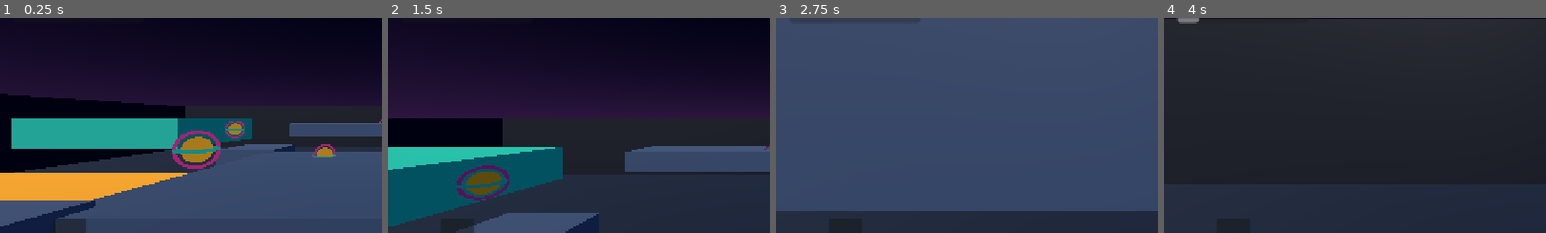
Above: before the commit, frames 1-4 (left to right).
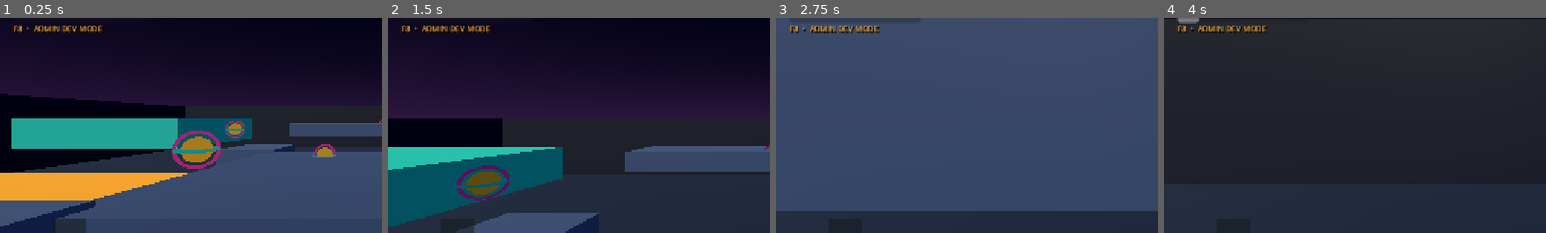
Above: after the commit, the same moments.

Repository: cemilocaq-star/Game
Game: Godot game, scene res://main.tscn
The game is run twice, just before and just after one commit, with the same random seed, the same clock (stepped at 60 frames per second) and the same inputs.
Inputs (mouse positions are % of the whole screen's width and height, from its top left):
- Up to frame 1 (0.25 s): no input
- Up to frame 2 (1.5 s): tap Enter at 0.5 s; move the mouse to (55, 50) at 0.52 s; hold Ctrl (slide) 0.53-1.28 s; hold W (move_forward) from 0.53 s (still down); tap Space (jump) at 0.77, 0.8, 1.07, 1.35 s; move the mouse to (45, 50) at 1.27 s
- Up to frame 3 (2.75 s): keep holding W (move_forward); tap Space (jump) at 1.52, 1.82 s; tap Ctrl (slide) at 1.55 s; move the mouse to (52, 48) at 2.02 s; hold Space (jump) from 2.03 s (still down); tap Q (dash) at 2.1 s
- Up to frame 4 (4 s): keep holding W (move_forward); move the mouse to (49, 52) at 2.77 s; release Space (jump) at 2.78 s; tap Ctrl (slide) at 2.85 s; tap Space (jump) at 3.02, 3.32, 3.77, 3.8 s; move the mouse to (57, 51) at 3.52 s; hold Shift (sprint) from 3.53 s (still down)
The pictures show only the part of the screen within x 0-50%, y 26-76%; the shares and areas given below are measured in that part.

The runs differ from the first frame. In frame 1, 0.4% of the frame differs, in the area x 3-27%, y 3-8%; in frame 2, 0.4%; in frame 3, 0.6%, in the area x 3-28%, y 3-8%; in frame 4, 0.5%.

Commit message:
Add editor-only admin power panel, meme events and arena variants

Diff:
--- a/scripts/main.gd
+++ b/scripts/main.gd
@@ -25,6 +25,11 @@
 var graphics_option: OptionButton
 var arena_meshes: Array[MeshInstance3D] = []
 var arena_colors: Array[Color] = []
+var map_extras: Array[Node3D] = []
+var active_map_index := 0
+var admin_available := false
+var admin_panel: PanelContainer
+var admin_hint: Label
 
 const EVENT_NAMES := {
 	"DUCK_PARADE": "DUCK PARADE!",
@@ -34,11 +39,16 @@
 	"LOW_GRAVITY": "LOW GRAVITY!",
 	"BONK_MODE": "BONK MODE — SPEED BOOST!",
 	"NPC_MODE": "NPC MODE — SIDE QUEST ENERGY",
-	"DUCK_EXE": "DUCK.EXE HAS STOPPED RESPONDING"
+	"DUCK_EXE": "DUCK.EXE HAS STOPPED RESPONDING",
+	"METEOR_SHOWER": "METEOR SHOWER!",
+	"ICE_WORLD": "ICE WORLD!",
+	"DOUBLE_XP": "DOUBLE XP!"
 }
 
 func _ready() -> void:
 	rng.randomize()
+	# Admin tools are deliberately editor-only until the game has server-side accounts/roles.
+	admin_available = OS.has_feature("editor")
 	progression = ProgressionManager.new()
 	add_child(progression)
 	progression.level_up.connect(_on_level_up)
@@ -71,6 +81,19 @@
 		if event_left <= 0.0:
 			_end_event()
 	_update_hud()
+
+func _unhandled_input(event: InputEvent) -> void:
+	if not admin_available or not event is InputEventKey or not event.pressed or event.echo:
+		return
+	if event.keycode == KEY_F8:
+		_toggle_admin_panel()
+		get_viewport().set_input_as_handled()
+
+func _toggle_admin_panel() -> void:
+	if not admin_available or not is_instance_valid(admin_panel):
+		return
+	admin_panel.visible = not admin_panel.visible
+	Input.mouse_mode = Input.MOUSE_MODE_VISIBLE if admin_panel.visible else Input.MOUSE_MODE_CAPTURED
 
 func _setup_input() -> void:
 	_add_key_action("move_forward", KEY_W)
@@ -133,6 +156,7 @@
 	_make_box("NorthHop", Vector3(2.2, 1.3, 2.2), Vector3(5.2, 0.65, 3.8), Color(0.22, 0.29, 0.39))
 	_make_box("WestRampBlock", Vector3(7, 0.7, 3.0), Vector3(-8.3, 0.55, 0.8), Color(0.96, 0.62, 0.12))
 	_make_box("EastRampBlock", Vector3(7, 0.7, 3.0), Vector3(8.3, 0.55, 0.8), Color(0.96, 0.62, 0.12))
+	_apply_map_variant()
 
 func _make_box(node_name: String, size: Vector3, position: Vector3, color: Color) -> void:
 	var body := StaticBody3D.new()
@@ -202,7 +226,7 @@
 		return
 	var points := 20 if active_event == "GOLDEN_ORB_RUSH" else 10
 	player.add_score(points)
-	progression.add_xp(25 if active_event == "GOLDEN_ORB_RUSH" else 15)
+	progression.add_xp((25 if active_event == "GOLDEN_ORB_RUSH" else 15) * (2 if active_event == "DOUBLE_XP" else 1))
 	if index == 11 and progression.discover_secret():
 		_show_meme_toast("SECRET FOUND: 404 SKILL NOT FOUND  •  +100 XP")
 	orb.set_deferred("monitoring", false)
@@ -214,7 +238,7 @@
 		_spawn_orb(index)
 
 func _start_random_event() -> void:
-	var choices: Array[String] = ["DUCK_PARADE", "PINK_SKY", "GOLDEN_ORB_RUSH", "CONFETTI_STORM", "LOW_GRAVITY", "BONK_MODE", "NPC_MODE", "DUCK_EXE"]
+	var choices: Array[String] = ["DUCK_PARADE", "PINK_SKY", "GOLDEN_ORB_RUSH", "CONFETTI_STORM", "LOW_GRAVITY", "BONK_MODE", "NPC_MODE", "DUCK_EXE", "METEOR_SHOWER", "ICE_WORLD", "DOUBLE_XP"]
 	active_event = choices[rng.randi_range(0, choices.size() - 1)]
 	event_left = EVENT_DURATION
 	event_clock = EVENT_INTERVAL
@@ -223,6 +247,14 @@
 		RenderingServer.set_default_clear_color(Color(0.20, 0.045, 0.18))
 	if active_event == "DUCK_PARADE" or active_event == "DUCK_EXE":
 		_spawn_duck_mascot()
+	if active_event == "METEOR_SHOWER":
+		_spawn_meteor_shower()
+	if active_event == "METEOR_SHOWER":
+		_show_meme_toast("LOOK UP! SPACE ROCKS ARE FALLING (DECORATIVE)")
+	if active_event == "ICE_WORLD":
+		_show_meme_toast("ICE WORLD: SLIPPERY SPEED MODE")
+	if active_event == "DOUBLE_XP":
+		_show_meme_toast("DOUBLE XP IS ACTIVE")
 	if active_event == "BONK_MODE":
 		_show_meme_toast("BONK! THE LAWS OF PHYSICS TOOK A BREAK.")
 	if active_event == "NPC_MODE":
@@ -303,6 +335,254 @@
 
 	if OS.has_feature("mobile") or DisplayServer.is_touchscreen_available():
 		_build_touch_controls(root)
+	if admin_available:
+		_build_admin_panel(root)
+
+func _build_admin_panel(root: Control) -> void:
+	admin_hint = _make_label(root, "F8  •  ADMIN DEV MODE", Vector2(22, 198), 13)
+	admin_hint.add_theme_color_override("font_color", Color(1.0, 0.72, 0.25))
+	admin_panel = PanelContainer.new()
+	admin_panel.name = "AdminPowerPanel"
+	admin_panel.anchor_left = 0.69
+	admin_panel.anchor_right = 0.985
+	admin_panel.anchor_top = 0.16
+	admin_panel.anchor_bottom = 0.91
+	admin_panel.offset_left = 0
+	admin_panel.offset_right = 0
+	admin_panel.offset_top = 0
+	admin_panel.offset_bottom = 0
+	admin_panel.custom_minimum_size = Vector2(330, 0)
+	admin_panel.visible = false
+	root.add_child(admin_panel)
+	var column := VBoxContainer.new()
+	column.add_theme_constant_override("separation", 7)
+	admin_panel.add_child(column)
+	var title := Label.new()
+	title.text = "⚡ ADMIN POWER PANEL"
+	title.add_theme_font_size_override("font_size", 21)
+	title.add_theme_color_override("font_color", Color(0.45, 0.95, 1.0))
+	column.add_child(title)
+	var note := Label.new()
+	note.text = "EDITOR TEST MODE • F8 TO CLOSE"
+	note.add_theme_font_size_override("font_size", 10)
+	note.add_theme_color_override("font_color", Color(0.7, 0.78, 0.9))
+	column.add_child(note)
+	_admin_button(column, "Toggle Fly Mode", _admin_toggle_fly)
+	_admin_button(column, "Toggle God Mode Flag", _admin_toggle_god_mode)
+	_admin_button(column, "Equip / Remove Thor Hammer", _admin_toggle_hammer)
+	_admin_button(column, "Lightning Show", _admin_lightning_show)
+	_admin_button(column, "UFO Abduction Troll", _admin_ufo_troll)
+	_admin_button(column, "Duck Army", _admin_duck_army)
+	_admin_button(column, "Bounce Player (Troll)", _admin_bounce_player)
+	_admin_button(column, "Reset Player Position", _admin_reset_player)
+	_admin_button(column, "Cycle Map: %s" % _map_name(), _admin_cycle_map)
+	_admin_button(column, "Event: LOW GRAVITY", func(): _admin_trigger_event("LOW_GRAVITY"))
+	_admin_button(column, "Event: BONK MODE", func(): _admin_trigger_event("BONK_MODE"))
+	_admin_button(column, "Event: METEOR SHOWER", func(): _admin_trigger_event("METEOR_SHOWER"))
+	_admin_button(column, "Event: DOUBLE XP", func(): _admin_trigger_event("DOUBLE_XP"))
+	_admin_button(column, "Stop Current Event", _end_event)
+	_admin_button(column, "Close Panel", _toggle_admin_panel)
+
+func _admin_button(parent: VBoxContainer, caption: String, action: Callable) -> void:
+	var button := Button.new()
+	button.text = caption
+	button.custom_minimum_size = Vector2(0, 32)
+	button.pressed.connect(action)
+	parent.add_child(button)
+
+func _admin_toggle_fly() -> void:
+	if not admin_available or not is_instance_valid(player):
+		return
+	player.set_admin_fly(not player.admin_fly_enabled)
+	_show_meme_toast("ADMIN FLY: %s" % ("ON" if player.admin_fly_enabled else "OFF"))
+
+func _admin_toggle_god_mode() -> void:
+	if not admin_available or not is_instance_valid(player):
+		return
+	player.admin_god_mode = not player.admin_god_mode
+	_show_meme_toast("GOD MODE FLAG: %s" % ("ON" if player.admin_god_mode else "OFF"))
+
+func _admin_toggle_hammer() -> void:
+	if admin_available and is_instance_valid(player):
+		player.toggle_admin_hammer()
+		_show_meme_toast("THOR HAMMER %s" % ("EQUIPPED" if player.admin_hammer_equipped else "REMOVED"))
+
+func _admin_lightning_show() -> void:
+	if not admin_available or not is_instance_valid(player):
+		return
+	var bolt := ImmediateMesh.new()
+	var material := StandardMaterial3D.new()
+	material.shading_mode = BaseMaterial3D.SHADING_MODE_UNSHADED
+	material.albedo_color = Color(0.35, 0.8, 1.0)
+	material.emission_enabled = true
+	material.emission = Color(0.18, 0.65, 1.0)
+	material.emission_energy_multiplier = 5.0
+	bolt.surface_begin(Mesh.PRIMITIVE_LINES, material)
+	var points := [Vector3(0, 8, 0), Vector3(0.8, 6.4, 0.2), Vector3(-0.5, 4.7, -0.2), Vector3(0.35, 2.8, 0.25), Vector3(0, 0.1, 0)]
+	for i in range(points.size() - 1):
+		bolt.surface_add_vertex(points[i])
+		bolt.surface_add_vertex(points[i + 1])
+	bolt.surface_end()
+	var visual := MeshInstance3D.new()
+	visual.mesh = bolt
+	visual.global_position = player.global_position - player.global_basis.z * 5.0
+	add_child(visual)
+	var flash := OmniLight3D.new()
+	flash.light_color = Color(0.25, 0.65, 1.0)
+	flash.light_energy = 5.0
+	flash.omni_range = 12.0
+	visual.add_child(flash)
+	var tween := create_tween()
+	tween.tween_interval(0.22)
+	tween.tween_property(visual, "modulate:a", 0.0, 0.35)
+	tween.tween_callback(visual.queue_free)
+	_show_meme_toast("THUNDER STRIKE! ⚡ (VISUAL EFFECT)")
+
+func _admin_ufo_troll() -> void:
+	if not admin_available or not is_instance_valid(player):
+		return
+	var ufo := Node3D.new()
+	ufo.name = "AdminUFO"
+	var disc := MeshInstance3D.new()
+	var disc_mesh := CylinderMesh.new()
+	disc_mesh.top_radius = 1.35
+	disc_mesh.bottom_radius = 1.0
+	disc_mesh.height = 0.22
+	disc.mesh = disc_mesh
+	var metal := StandardMaterial3D.new()
+	metal.albedo_color = Color(0.25, 0.72, 0.9)
+	metal.metallic = 0.8
+	disc.material_override = metal
+	ufo.add_child(disc)
+	var dome := MeshInstance3D.new()
+	var dome_mesh := SphereMesh.new()
+	dome_mesh.radius = 0.62
+	dome_mesh.height = 0.7
+	dome.mesh = dome_mesh
+	dome.position.y = 0.28
+	var glass := StandardMaterial3D.new()
+	glass.albedo_color = Color(0.35, 0.9, 1.0, 0.72)
+	glass.transparency = BaseMaterial3D.TRANSPARENCY_ALPHA
+	dome.material_override = glass
+	ufo.add_child(dome)
+	ufo.global_position = player.global_position + Vector3(0, 10, 0)
+	add_child(ufo)
+	var tween := create_tween().set_trans(Tween.TRANS_SINE).set_ease(Tween.EASE_IN_OUT)
+	tween.tween_property(ufo, "global_position", player.global_position + Vector3(0, 3.5, 0), 1.0)
+	tween.tween_interval(1.0)
+	tween.tween_property(ufo, "global_position", player.global_position + Vector3(0, 10, 0), 1.0)
+	tween.tween_callback(ufo.queue_free)
+	_show_meme_toast("UFO HAS ACQUIRED THE MAIN CHARACTER 🛸")
+
+func _admin_duck_army() -> void:
+	if not admin_available or not is_instance_valid(player):
+		return
+	var packed: PackedScene = load("res://assets/DuckBeacon_Mascot.glb")
+	if not packed:
+		return
+	for i in range(6):
+		var duck := packed.instantiate()
+		duck.name = "AdminDuck_%02d" % i
+		duck.scale = Vector3.ONE * 0.008
+		var angle := TAU * float(i) / 6.0
+		duck.global_position = player.global_position + Vector3(cos(angle) * 3.0, 1.0 + float(i % 2), sin(angle) * 3.0)
+		add_child(duck)
+		var tween := create_tween().set_loops(3)
+		tween.tween_property(duck, "rotation:y", TAU, 1.5)
+		_remove_mascot_later(duck)
+	_show_meme_toast("THE DUCK ARMY HAS ARRIVED 🦆")
+
+func _admin_bounce_player() -> void:
+	if admin_available and is_instance_valid(player):
+		player.velocity.y = 14.0
+		_show_meme_toast("BONK! UP YOU GO.")
+
+func _admin_reset_player() -> void:
+	if admin_available and is_instance_valid(player):
+		player.global_position = Vector3(0, 1.5, 6)
+		player.velocity = Vector3.ZERO
+		_show_meme_toast("PLAYER RESET")
+
+func _admin_trigger_event(event_id: String) -> void:
+	if not admin_available or not is_instance_valid(player):
+		return
+	active_event = event_id
+	event_left = EVENT_DURATION * 2.0
+	event_clock = EVENT_INTERVAL
+	player.apply_event(event_id)
+	if event_id == "DUCK_EXE" or event_id == "DUCK_PARADE":
+		_spawn_duck_mascot()
+	if event_id == "METEOR_SHOWER":
+		_spawn_meteor_shower()
+	if event_id == "PINK_SKY":
+		RenderingServer.set_default_clear_color(Color(0.20, 0.045, 0.18))
+	_show_meme_toast("ADMIN EVENT: %s" % EVENT_NAMES.get(event_id, event_id))
+
+func _admin_cycle_map() -> void:
+	if not admin_available:
+		return
+	active_map_index = (active_map_index + 1) % 4
+	for extra in map_extras:
+		if is_instance_valid(extra):
+			extra.queue_free()
+	map_extras.clear()
+	_apply_map_variant()
+	if is_instance_valid(admin_panel):
+		for child in admin_panel.find_children("Button", "Button", true, false):
+			if child.text.begins_with("Cycle Map:"):
+				child.text = "Cycle Map: %s" % _map_name()
+	_show_meme_toast("MAP: %s" % _map_name())
+
+func _map_name() -> String:
+	return ["LOST MALL", "NEON CITY", "SPACE ISLANDS", "CANDY WORLD"][active_map_index]
+
+func _apply_map_variant() -> void:
+	if active_map_index == 0:
+		return
+	var tint := Color(0.1, 0.9, 0.78) if active_map_index == 1 else (Color(0.55, 0.35, 1.0) if active_map_index == 2 else Color(1.0, 0.35, 0.62))
+	var layouts := {
+		1: [[Vector3(5, 1, 5), Vector3(-12, 1.4, -7)], [Vector3(5, 1, 5), Vector3(12, 2.4, -7)], [Vector3(8, 0.8, 2), Vector3(0, 3.4, -10)], [Vector3(4, 2, 4), Vector3(-13, 3.0, 8)], [Vector3(4, 2, 4), Vector3(13, 3.0, 8)]],
+		2: [[Vector3(5, 1, 5), Vector3(-12, 2.0, -8)], [Vector3(5, 1, 5), Vector3(12, 3.0, -8)], [Vector3(4, 1, 4), Vector3(-8, 4.0, 5)], [Vector3(4, 1, 4), Vector3(8, 5.0, 5)], [Vector3(7, 0.8, 2), Vector3(0, 6.0, 0)]],
+		3: [[Vector3(7, 1, 5), Vector3(-11, 1.5, -7)], [Vector3(7, 1, 5), Vector3(11, 1.5, -7)], [Vector3(5, 1, 5), Vector3(-10, 2.8, 8)], [Vector3(5, 1, 5), Vector3(10, 2.8, 8)], [Vector3(9, 0.8, 2), Vector3(0, 3.6, 0)]]
+	}
+	for i in range(layouts[active_map_index].size()):
+		var entry: Array = layouts[active_map_index][i]
+		var platform := StaticBody3D.new()
+		platform.name = "AdminMapPlatform_%d" % i
+		platform.position = entry[1]
+		var collider := CollisionShape3D.new()
+		var shape := BoxShape3D.new()
+		shape.size = entry[0]
+		collider.shape = shape
+		platform.add_child(collider)
+		var mesh_node := MeshInstance3D.new()
+		var mesh := BoxMesh.new()
+		mesh.size = entry[0]
+		mesh_node.mesh = mesh
+		mesh_node.material_override = graphics.make_material(tint)
+		platform.add_child(mesh_node)
+		add_child(platform)
+		map_extras.append(platform)
+
+func _spawn_meteor_shower() -> void:
+	for i in range(7):
+		var meteor := MeshInstance3D.new()
+		var mesh := SphereMesh.new()
+		mesh.radius = 0.32
+		mesh.height = 0.64
+		meteor.mesh = mesh
+		var material := StandardMaterial3D.new()
+		material.albedo_color = Color(1.0, 0.42, 0.12)
+		material.emission_enabled = true
+		material.emission = Color(1.0, 0.18, 0.04)
+		material.emission_energy_multiplier = 2.2
+		meteor.material_override = material
+		meteor.position = Vector3(rng.randf_range(-14, 14), 13 + i * 0.7, rng.randf_range(-11, 11))
+		add_child(meteor)
+		var target := Vector3(meteor.position.x + rng.randf_range(-2, 2), 0.2, meteor.position.z + rng.randf_range(-2, 2))
+		var tween := create_tween()
+		tween.tween_property(meteor, "position", target, rng.randf_range(1.0, 1.8))
+		tween.tween_callback(meteor.queue_free)
 
 func _make_label(parent: Control, text_value: String, pos: Vector2, font_size: int) -> Label:
 	var label := Label.new()
--- a/scripts/player.gd
+++ b/scripts/player.gd
@@ -35,6 +35,10 @@
 var _jump_buffer_left := 0.0
 var _coyote_left := 0.0
 var _is_sliding := false
+var admin_fly_enabled := false
+var admin_god_mode := false
+var admin_hammer_equipped := false
+var _admin_hammer: Node3D
 
 func _ready() -> void:
 	_build_visuals()
@@ -73,6 +77,15 @@
 		add_child(halo)
 
 func _physics_process(delta: float) -> void:
+	if admin_fly_enabled:
+		var fly_input := Input.get_vector("move_left", "move_right", "move_forward", "move_back")
+		var fly_forward := -global_transform.basis.z
+		var fly_right := global_transform.basis.x
+		var fly_direction := (fly_right * fly_input.x + fly_forward * -fly_input.y).normalized()
+		var vertical := float(Input.is_action_pressed("jump")) - float(Input.is_action_pressed("slide"))
+		velocity = fly_direction * 14.0 + Vector3.UP * vertical * 10.0
+		move_and_slide()
+		return
 	dash_cooldown = maxf(0.0, dash_cooldown - delta)
 	dash_left = maxf(0.0, dash_left - delta)
 	_jump_buffer_left = maxf(0.0, _jump_buffer_left - delta)
@@ -175,6 +188,46 @@
 	dash_cooldown = DASH_COOLDOWN
 	stamina -= 20.0
 
+func set_admin_fly(enabled: bool) -> void:
+	admin_fly_enabled = enabled
+	if not enabled:
+		velocity = Vector3.ZERO
+
+func toggle_admin_hammer() -> void:
+	admin_hammer_equipped = not admin_hammer_equipped
+	if admin_hammer_equipped:
+		_admin_hammer = Node3D.new()
+		_admin_hammer.name = "AdminThorHammer"
+		_admin_hammer.position = Vector3(0.48, -0.42, -0.82)
+		_admin_hammer.rotation_degrees = Vector3(0, 0, -24)
+		var handle := MeshInstance3D.new()
+		var handle_mesh := CylinderMesh.new()
+		handle_mesh.top_radius = 0.055
+		handle_mesh.bottom_radius = 0.075
+		handle_mesh.height = 0.9
+		handle.mesh = handle_mesh
+		var gold := StandardMaterial3D.new()
+		gold.albedo_color = Color(0.72, 0.55, 0.27)
+		gold.metallic = 0.8
+		handle.material_override = gold
+		_admin_hammer.add_child(handle)
+		var head := MeshInstance3D.new()
+		var head_mesh := BoxMesh.new()
+		head_mesh.size = Vector3(0.72, 0.36, 0.42)
+		head.mesh = head_mesh
+		head.position.y = 0.42
+		var silver := StandardMaterial3D.new()
+		silver.albedo_color = Color(0.55, 0.72, 0.86)
+		silver.metallic = 0.95
+		silver.roughness = 0.2
+		head.material_override = silver
+		_admin_hammer.add_child(head)
+		_camera.add_child(_admin_hammer)
+	else:
+		if is_instance_valid(_admin_hammer):
+			_admin_hammer.queue_free()
+		_admin_hammer = null
+
 func add_score(points: int) -> void:
 	score += points
 	collected.emit(points)
@@ -186,6 +239,8 @@
 			event_speed_scale = 1.3
 		"NPC_MODE":
 			event_speed_scale = 0.78
+		"ICE_WORLD":
+			event_speed_scale = 0.82
 		_:
 			event_speed_scale = 1.0
 
